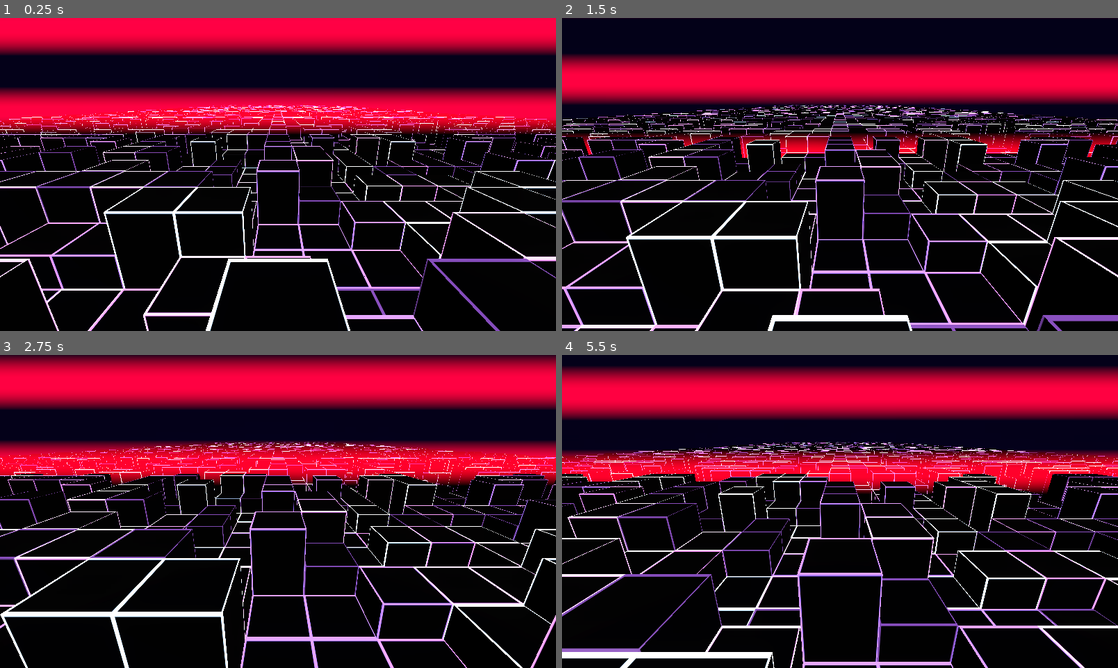
Above: before the commit, frames 1-4 (two rows, left to right).
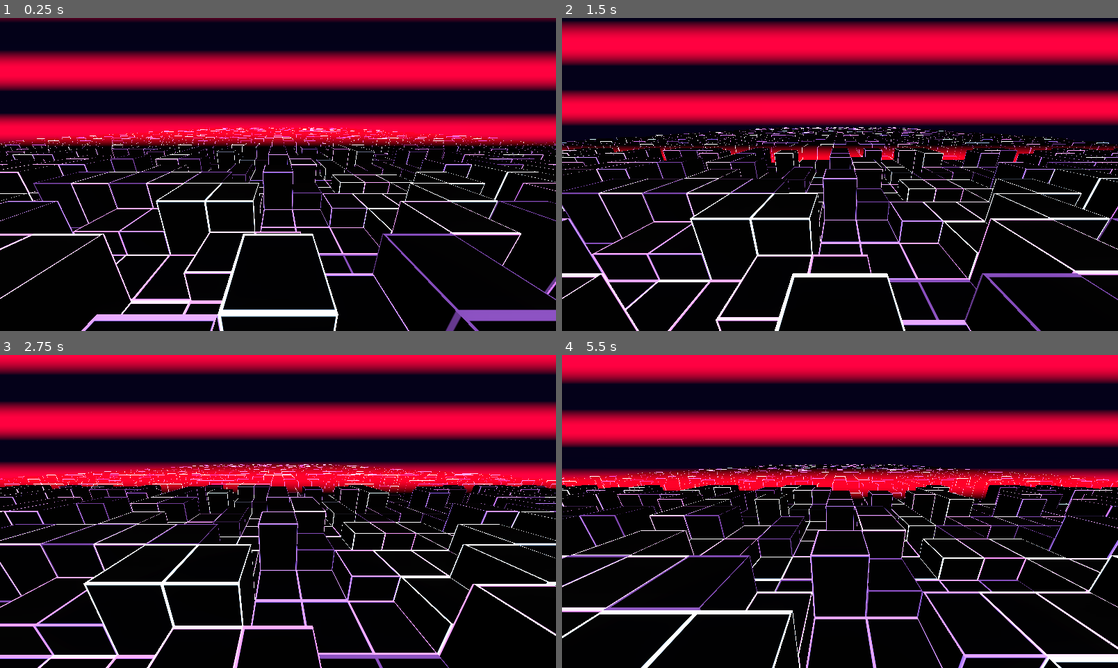
Above: after the commit, the same moments.

Repository: andyprice/cyberscape-demo
Game: Godot game, scene res://scenes/World.tscn
Two runs of this game, one before a commit and one after it. Both use one fixed random seed, a clock stepped at 60 frames per second and the inputs below.
Inputs:
- Up to frame 1 (0.25 s): no input
- Up to frame 2 (1.5 s): no input
- Up to frame 3 (2.75 s): no input
- Up to frame 4 (5.5 s): no input

The runs differ from the first frame. In frame 1, 51% of the frame differs, in the area x 0-100%, y 0-100%; in frame 2, 50%; in frame 3, 52%; in frame 4, 53%.

Commit message:
Tweak FOV
Looks better this way...? Needed to increase the size of the scanner
quad to fill the screen again.

Diff:
--- a/scenes/World.tscn
+++ b/scenes/World.tscn
@@ -11,7 +11,7 @@
 
 [sub_resource type="QuadMesh" id=2]
 material = ExtResource( 6 )
-size = Vector2( 200, 50 )
+size = Vector2( 200, 75 )
 
 [node name="World" type="Spatial"]
 script = ExtResource( 4 )
@@ -35,7 +35,8 @@
 
 [node name="Camera" type="Camera" parent="Viewer/GimbalHorizontal/GimbalVertical"]
 environment = ExtResource( 5 )
-far = 2048.0
+fov = 90.0
+far = 256.0
 
 [node name="GridMap" type="GridMap" parent="."]
 cell_size = Vector3( 4, 20, 4 )
